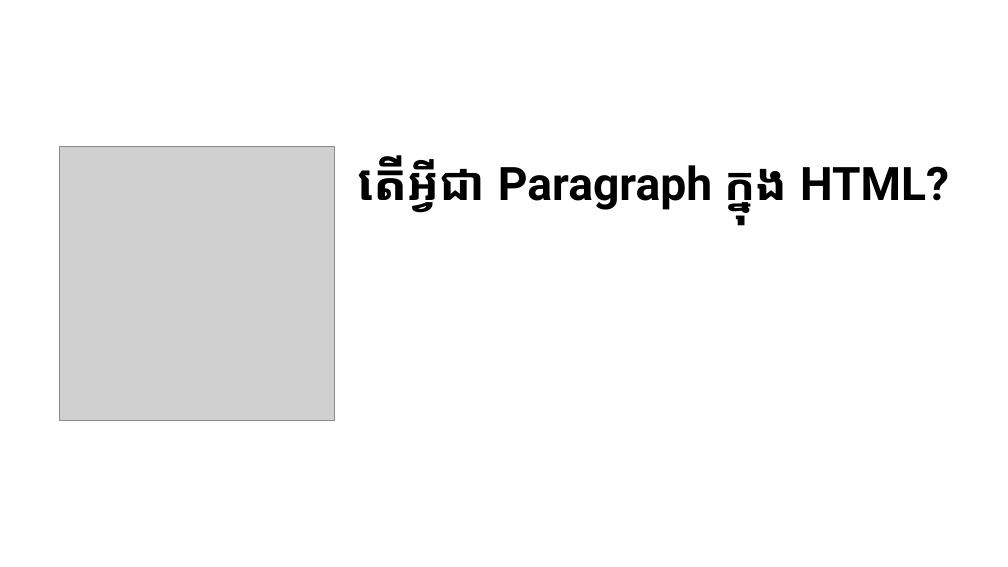
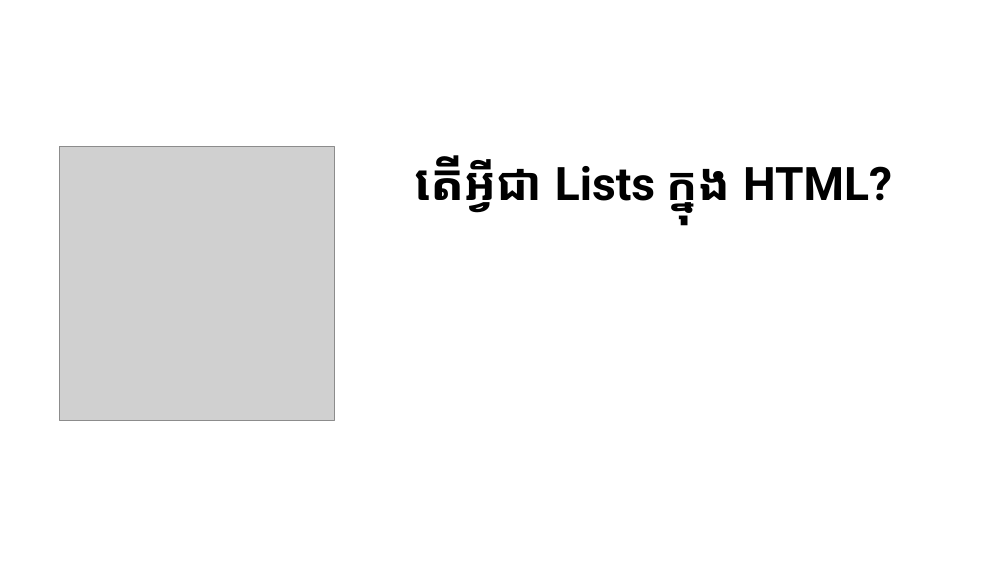
Before and after one commit to LykheangPeng/KHWebDesign101, a slide deck: slide 24 of Slide/Web Design 2.pptx (slide 10 before the commit). Drawn at 1008x567 pixels with LibreOffice and Linux fonts; fonts in the diff are those of the drawing; grey boxes stand for pictures. Boxes give left, top, right and bottom in pixels: in the first picture for what was removed or moved away, otherwise in the second. Text is boxed around its words. In the diff, an @@ line names an element or a change of style, - is before the commit and + after.

```diff
--- a/Slide/Web Design 2.pptx
+++ b/Slide/Web Design 2.pptx
@@ text at (415,155,892,212): text changed @@
-តើអ្វីជា Paragraph ក្នុង HTML?
+តើអ្វីជា Lists ក្នុង HTML?
```
Also in this commit, not shown: 5 other slides changed, 13 slides added, 4 other files.
